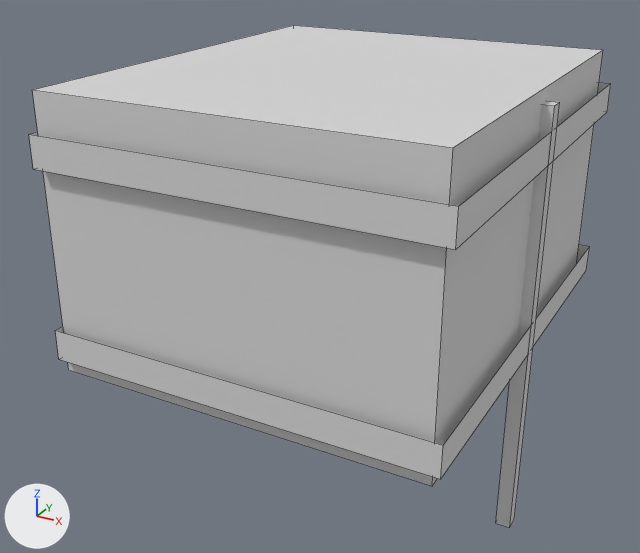
The FBX model linajes/arte/exports/civiles/arriba/ChalecoObra/LeftUpperArm_C1.fbx, before and after one commit.
Camera for both pictures: a 50 mm camera at (2.631, -2.115, 4.714) aimed at (1.484, -0.031, 3.672). The axes (+X, +Y, +Z) are drawn at lower left. The lights are the same throughout. The older version comes first. Mesh edges are drawn as thin lines. Where no turn or scale is listed for an object, it has been applied to the vertices.

In view in the first picture: 'Civ_ChalecoObra_LeftUpperArm_C1'.
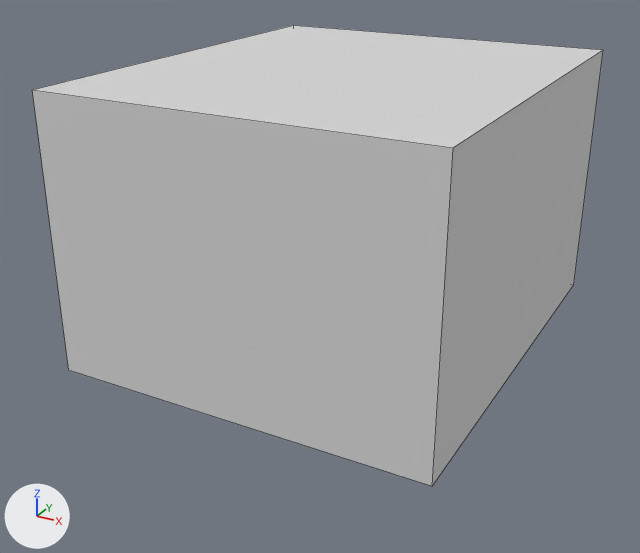
The change, as a list of edits to the scene's bpy script:
```text
Change me_civ_chalecoobra_leftupperarm_c1:
    used by ob_civ_chalecoobra_leftupperarm_c1; location = (0.0, 0.0, 0.0)
    remove me_civ_chalecoobra_leftupperarm_c1.from_pydata(...)  # 32 vertices, 20 faces; spans x 1.029..2.112, y -0.637..0.637, z 2.999..4.277
    add me_civ_chalecoobra_leftupperarm_c1.from_pydata(...)  # 8 vertices, 6 faces; spans x 1.029..2.08, y -0.608..0.608, z 3.522..4.277
    me_civ_chalecoobra_leftupperarm_c1 part 1: the loose piece of 8 vertices spanning x 1.029..2.108, y -0.637..0.637, z 4.091..4.177 is deleted
    me_civ_chalecoobra_leftupperarm_c1 part 2: the loose piece of 8 vertices spanning x 2.069..2.112, y -0.021..0.021, z 2.999..4.241 is deleted
    me_civ_chalecoobra_leftupperarm_c1 part 3: the loose piece of 8 vertices spanning x 1.029..2.108, y -0.637..0.637, z 3.569..3.654 is deleted
```

Boxes [x1, y1, x2, y2] around the edits, measured in the pictures (640 x 553 px):
'Civ_ChalecoObra_LeftUpperArm_C1', reshaped (8% shorter): before [29, 25, 611, 528]; after [32, 25, 603, 486]
part 1 of me_civ_chalecoobra_leftupperarm_c1, deleted: before [29, 82, 611, 250]
part 2 of me_civ_chalecoobra_leftupperarm_c1, deleted: before [496, 101, 560, 528]
part 3 of me_civ_chalecoobra_leftupperarm_c1, deleted: before [55, 244, 589, 479]
